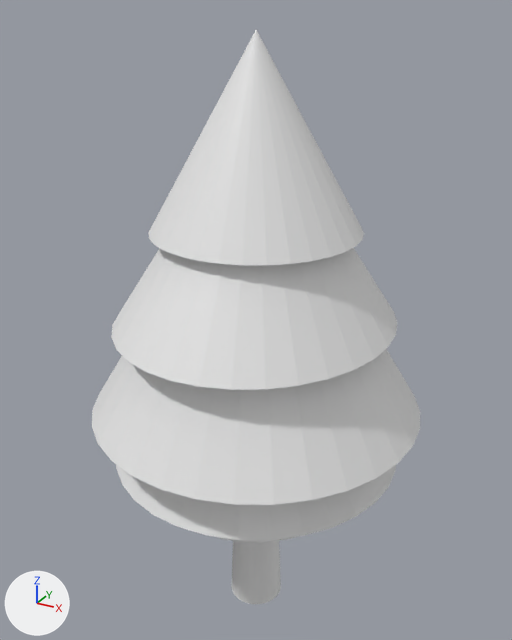
The Blender file Assets/Models/firTree0.blend, before and after one commit.
The view is the same before and after, from a camera (50 mm lens) standing at (2.11, -3.83, 4.25) and looking at (-0.05, 0.08, 2.29). The lights are fixed; the arrows at lower left show +X, +Y and +Z.
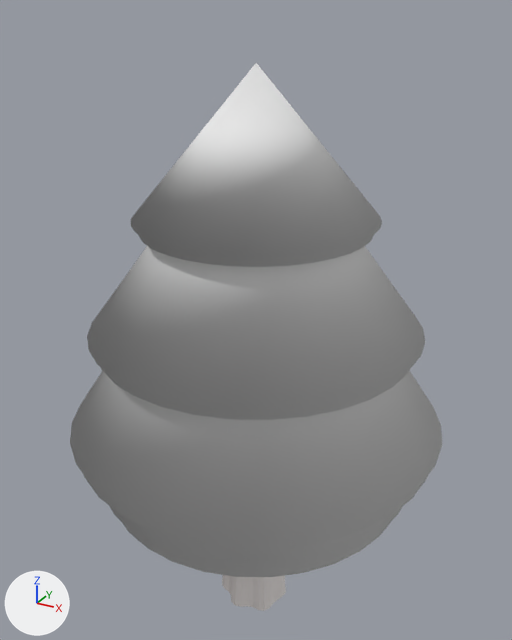
Boxes [x1, y1, x2, y2] around the edits, measured in the pictures (512 x 640 px):
'Cone.002', shading changed, moved, turned, rescaled: before [92, 349, 420, 505]; after [87, 246, 425, 411]
'Cone.001', shading changed, moved, rescaled: before [111, 248, 397, 390]; after [131, 63, 382, 257]
'Cone.003', shading changed, moved, rescaled: before [116, 465, 396, 540]; after [70, 371, 442, 538]
'Cone', shading changed, moved, rescaled: before [148, 30, 364, 265]; after [110, 507, 402, 569]
'Cone.006', added: after [84, 476, 428, 549]
'Cone.007', added: after [101, 368, 410, 420]
'Cone.010', added: after [139, 235, 373, 267]
'Cone.008', added: after [123, 522, 391, 577]

The change, as a list of edits to the scene's bpy script:
```text
Change me_cone:
    where me_cone.from_pydata(...)  # 33 vertices, 33 faces; spans x -1.0..1.0, y -1.0..1.0, z -1.0..1.0
    used by ob_cone; location = (0.0, 0.0, 3.551); scale = (0.681, 0.681, 0.592)
    me_cone part 1: all faces are now shaded smooth (33 of 33 changed)
Change me_cone_001:
    where me_cone_001.from_pydata(...)  # 33 vertices, 33 faces; spans x -1.0..1.0, y -1.0..1.0, z -1.0..1.0
    used by ob_cone_001; location = (0.0, 0.0, 3.073); scale = (0.926, 0.999, 0.723)
    me_cone_001 part 4: all faces are now shaded smooth (33 of 33 changed)
Change me_cone_002:
    where me_cone_002.from_pydata(...)  # 33 vertices, 33 faces; spans x -1.0..1.0, y -1.0..1.0, z -1.0..1.0
    used by ob_cone_002; location = (0.0, 0.0, 2.643); scale = (1.14, 1.14, 0.941)
    me_cone_002 part 3: all faces are now shaded smooth (33 of 33 changed)
Change me_cone_003:
    where me_cone_003.from_pydata(...)  # 33 vertices, 33 faces; spans x -1.0..1.0, y -1.0..1.0, z -1.0..1.0
    used by ob_cone_003; location = (0.0, 0.0, 2.121); scale = (1.01, 1.01, 0.784)
    me_cone_003 part 2: all faces are now shaded smooth (33 of 33 changed)
Change ob_cone:
    ob_cone.location: (0.0, 0.0, 3.551) -> (0.0, 0.0, 2.011)
    ob_cone.scale: (0.681, 0.681, 0.592) -> (1.12, 1.12, 0.789)
Change ob_cone_001:
    ob_cone_001.location: (0.0, 0.0, 3.073) -> (0.0, 0.0, 3.504)
    ob_cone_001.scale: (0.926, 0.999, 0.723) -> (0.786, 0.786, 0.46)
Change ob_cone_002:
    ob_cone_002.location: (0.0, 0.0, 2.643) -> (0.0, 0.0, 3.042)
    ob_cone_002.rotation_euler: (0.0, 0.0, 0.0) -> (0.0, 0.0, 0.463)  # degrees (0, 0, 0) -> degrees (0, 0, 27)
    ob_cone_002.scale: (1.14, 1.14, 0.941) -> (1.11, 1.11, 0.743)
Change ob_cone_003:
    ob_cone_003.location: (0.0, 0.0, 2.121) -> (0.0, 0.0, 2.571)
    ob_cone_003.scale: (1.01, 1.01, 0.784) -> (1.29, 1.29, 0.971)
Add ob_cone_010:
    ob_cone_010 = bpy.data.objects.new('Cone.010', me_cone_013)  # a 32-sided cone pointing to +z spanning x -1.0..1.0, y -1.0..1.0, z -1.0..1.0; in mat_material_012 (its picture is missing)
    ob_cone_010.location = (0.0, 0.0, 3.405)
    ob_cone_010.rotation_euler = (0.0, 0.0, 0.333)  # degrees (0, 0, 19)
    ob_cone_010.scale = (0.74, 0.74, 0.433)
Add ob_cone_008:
    ob_cone_008 = bpy.data.objects.new('Cone.008', me_cone_011)  # a 32-sided cone pointing to +z spanning x -1.0..1.0, y -1.0..1.0, z -1.0..1.0; in mat_material_010 (its picture is missing)
    ob_cone_008.location = (0.0, 0.0, 1.867)
    ob_cone_008.rotation_euler = (0.0, 0.0, 0.778)  # degrees (0, 0, 45)
    ob_cone_008.scale = (1.06, 1.06, 0.767)
Add ob_cone_007:
    ob_cone_007 = bpy.data.objects.new('Cone.007', me_cone_010)  # a 32-sided cone pointing to +z spanning x -1.0..1.0, y -1.0..1.0, z -1.0..1.0; in mat_material_009 (its picture is missing)
    ob_cone_007.location = (0.0, 0.0, 2.922)
    ob_cone_007.rotation_euler = (0.0, 0.0, 0.767)  # degrees (0, 0, 44)
    ob_cone_007.scale = (1.07, 1.07, 0.712)
Add ob_cone_006:
    ob_cone_006 = bpy.data.objects.new('Cone.006', me_cone_009)  # a 32-sided cone pointing to +z spanning x -1.0..1.0, y -1.0..1.0, z -1.0..1.0; in mat_material_008 (its picture is missing)
    ob_cone_006.location = (0.0, 0.0, 2.398)
    ob_cone_006.rotation_euler = (0.0, 0.0, 0.786)  # degrees (0, 0, 45)
    ob_cone_006.scale = (1.25, 1.25, 0.917)
```
